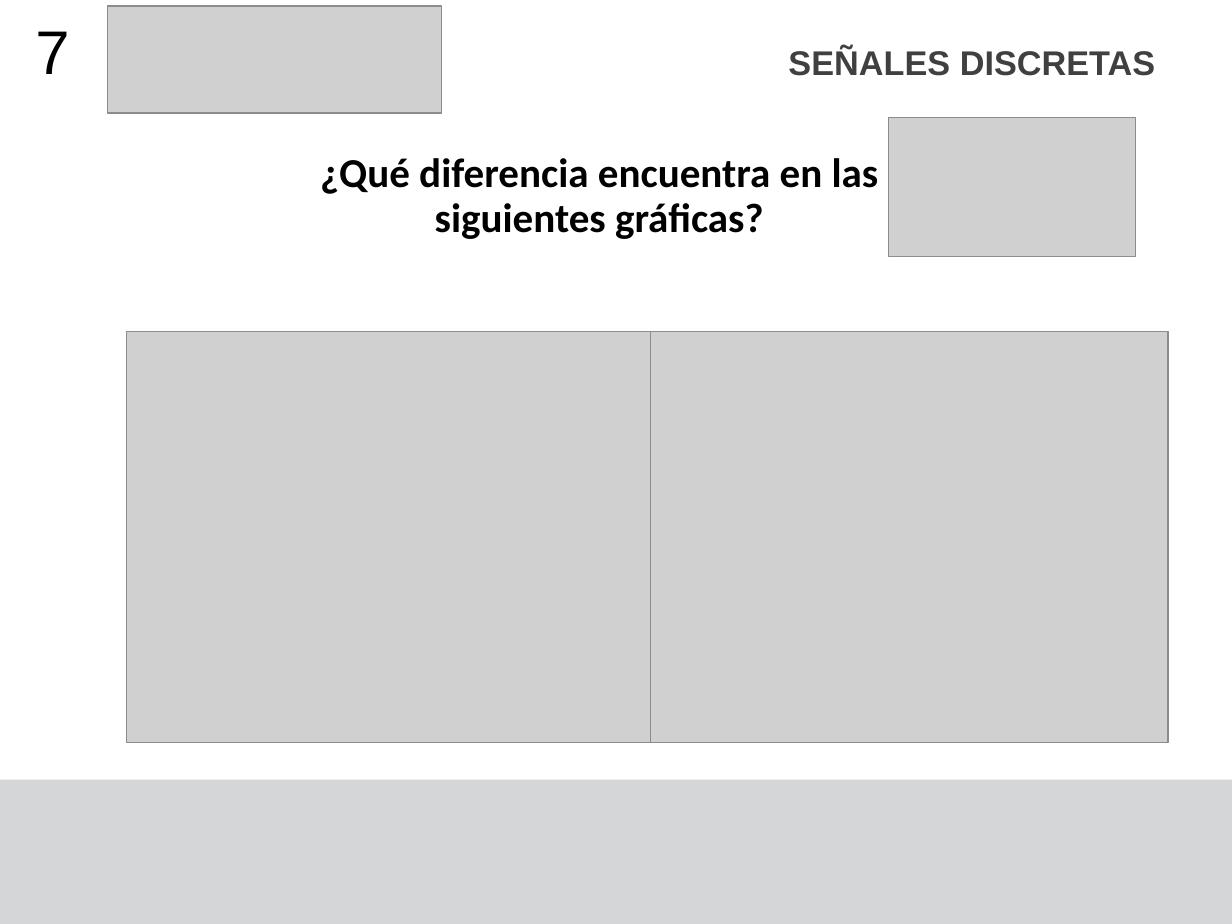
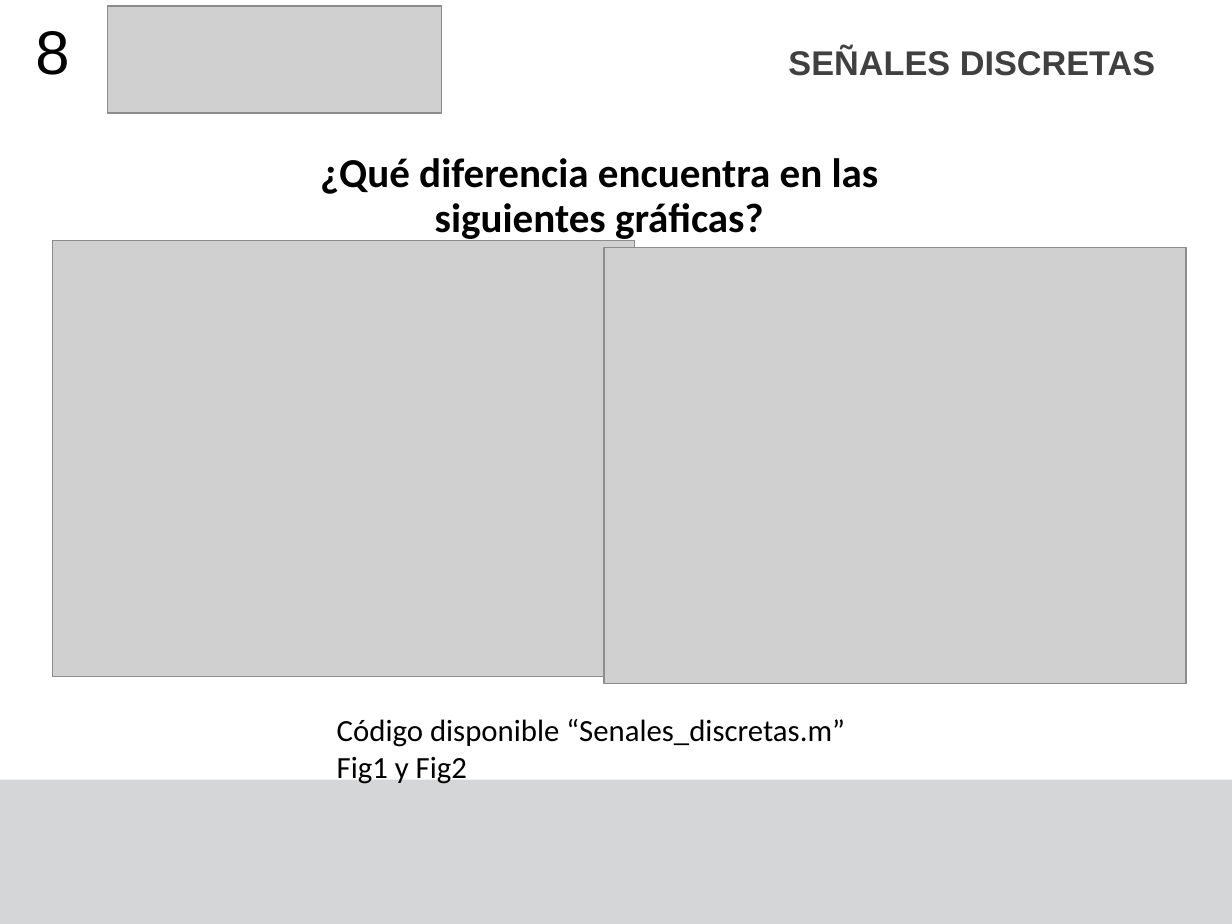
Before and after one commit to F4bian1012/Sistemas-de-Control-II---Ingenier-a-Mecatr-nica, a slide deck: slide 8 of Sesión_1/Señales Discretas - Digitales.pptx (slide 7 before the commit). Drawn at 1232x924 pixels with LibreOffice and Linux fonts; fonts in the diff are those of the drawing; grey boxes stand for pictures. Boxes give left, top, right and bottom in pixels: in the first picture for what was removed or moved away, otherwise in the second. Text is boxed around its words. In the diff, an @@ line names an element or a change of style, - is before the commit and + after.

```diff
--- a/Sesión_1/Señales Discretas - Digitales.pptx
+++ b/Sesión_1/Señales Discretas - Digitales.pptx
@@ text at [35,31,69,75]: text changed @@
-7
+8
@@ picture removed at [888,117,1136,256] @@
@@ picture: place and size @@
-picture at [127,331,653,742]
+picture at [53,240,634,676]
@@ picture: place and size @@
-picture at [650,331,1168,742]
+picture at [604,248,1185,684]
@@ text added at [337,719,845,786], 18 pt, text #000000 @@
+Código disponible “Senales_discretas.m”
+Fig1 y Fig2
```
Also in this commit, not shown: 13 other slides changed, 3 slides added, 2 slides removed, 7 other files.
